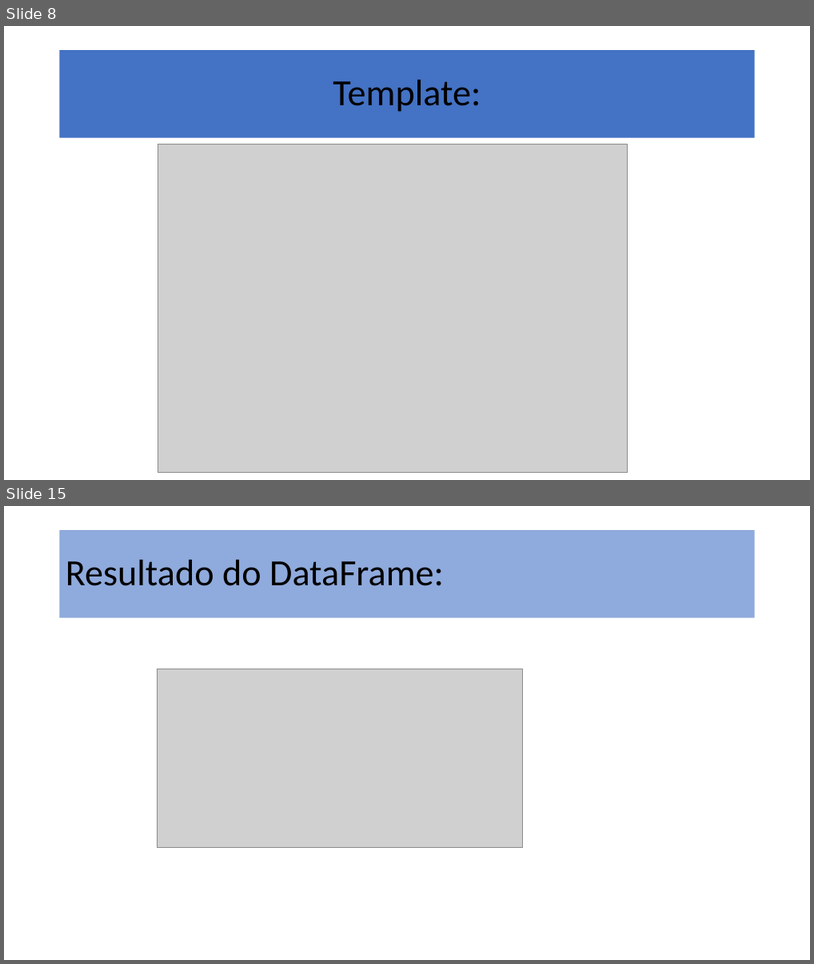
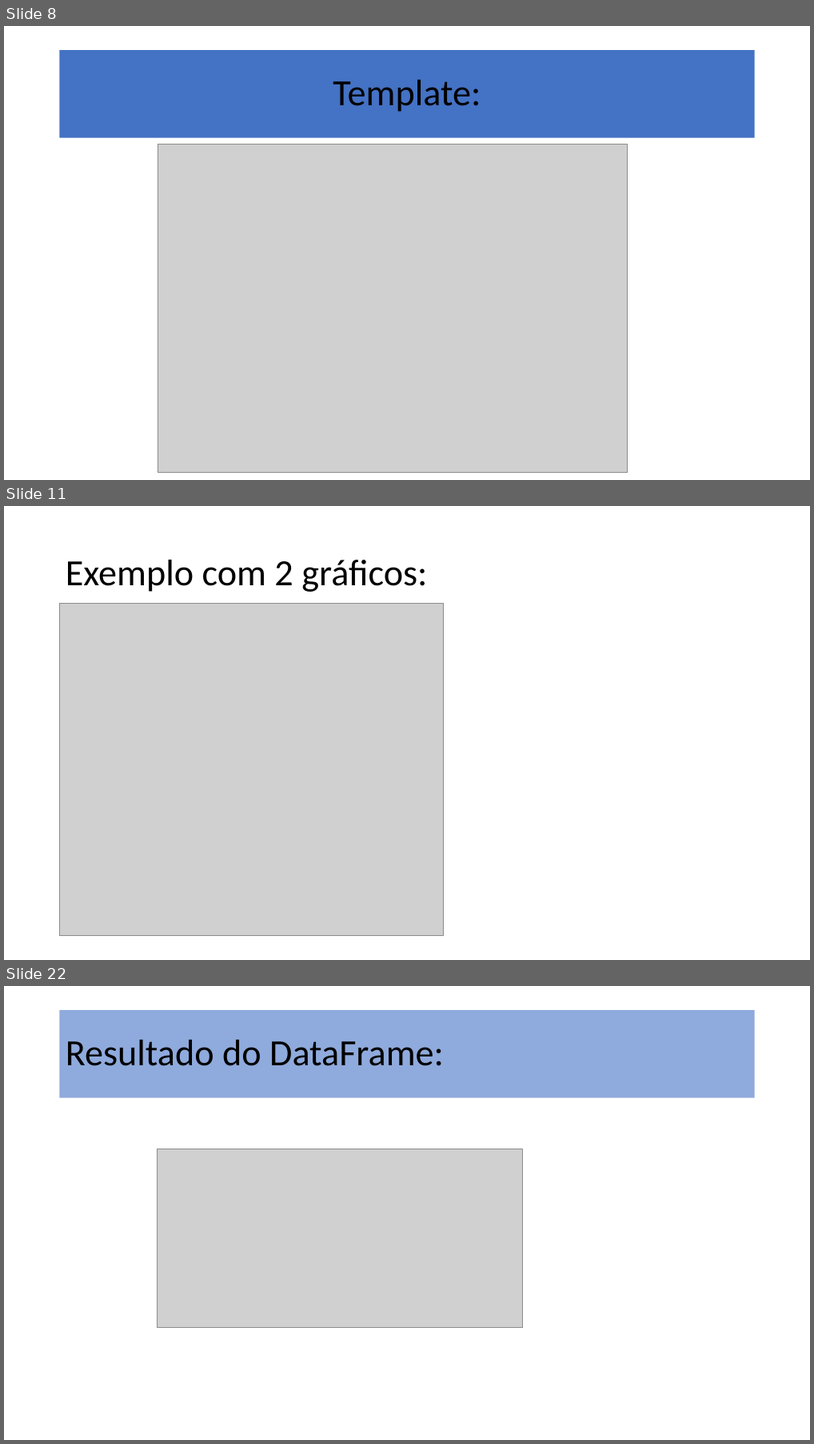
Before and after one commit to dourivaljunior/Curso-de-Flask, a slide deck: aula 03 flask.pptx. Shown one above the other, each under a label of ours: slides 8 and 15 before the commit, slides 8, 11 and 22 after it; the slides between them are not shown. The pictures are 814x964 and 814x1444 pixels, drawn with LibreOffice and Linux fonts; fonts in the diff are those of the drawing; grey boxes stand for pictures. Boxes give left, top, right and bottom in pixels: in the first picture for what was removed or moved away, otherwise in the second. Text is boxed around its words. In the diff, an @@ line names an element or a change of style, - is before the commit and + after.

```diff
--- a/aula 03 flask.pptx
+++ b/aula 03 flask.pptx
@@ slide 11 added at (4,506,810,960), background #FFFFFF @@
@@ title added at (66,560,427,592), 44 pt, text #000000 @@
+Exemplo com 2 gráficos:
@@ picture added at (60,604,445,936) @@
@@ what was slide 15 is now slide 22 @@
```
Also in this commit, not shown: 10 slides changed, 14 other slides added, 1 other file.
